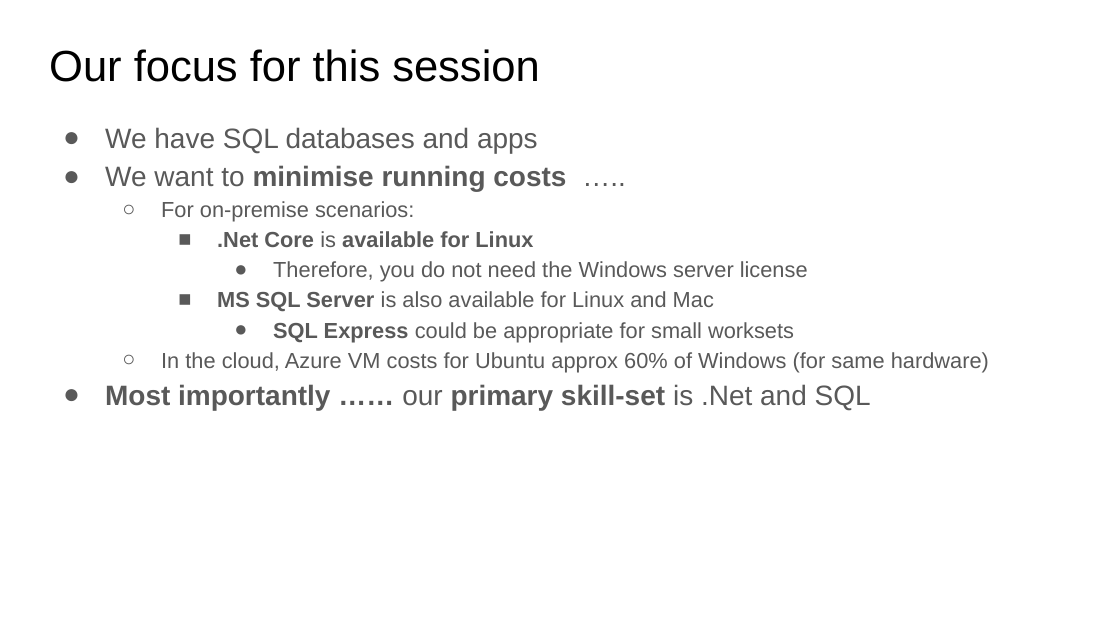
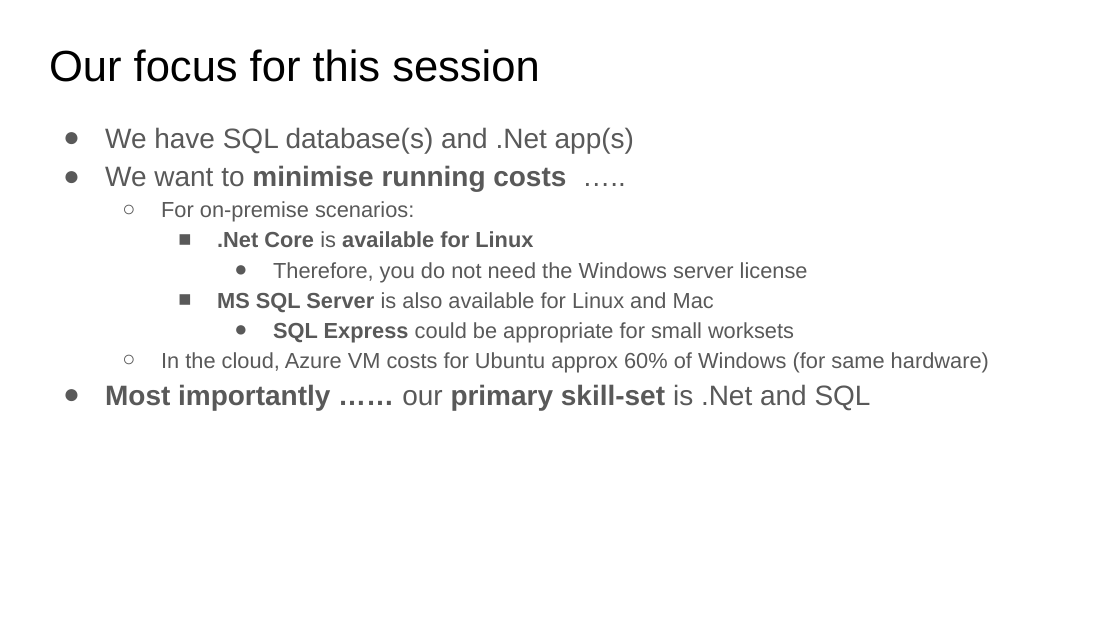
Before and after one commit to PeterWillmot/CrossPlatformSQLandDotNetCore, a slide deck: slide 2 of Slides/Building low-cost apps with SQL Server and .Net Core.pptx. Drawn at 1120x630 pixels with LibreOffice and Linux fonts; fonts in the diff are those of the drawing. Boxes give left, top, right and bottom in pixels: in the first picture for what was removed or moved away, otherwise in the second. Text is boxed around its words. In the diff, an @@ line names an element or a change of style, - is before the commit and + after.

Commit message:
slides

```diff
--- a/Slides/Building low-cost apps with SQL Server and .Net Core.pptx
+++ b/Slides/Building low-cost apps with SQL Server and .Net Core.pptx
@@ text at [105,127,634,153]: text changed @@
-● We have SQL databases and apps
+● We have SQL database(s) and .Net app(s)
```
Also in this commit, not shown: 2 other slides changed, 1 other file.
